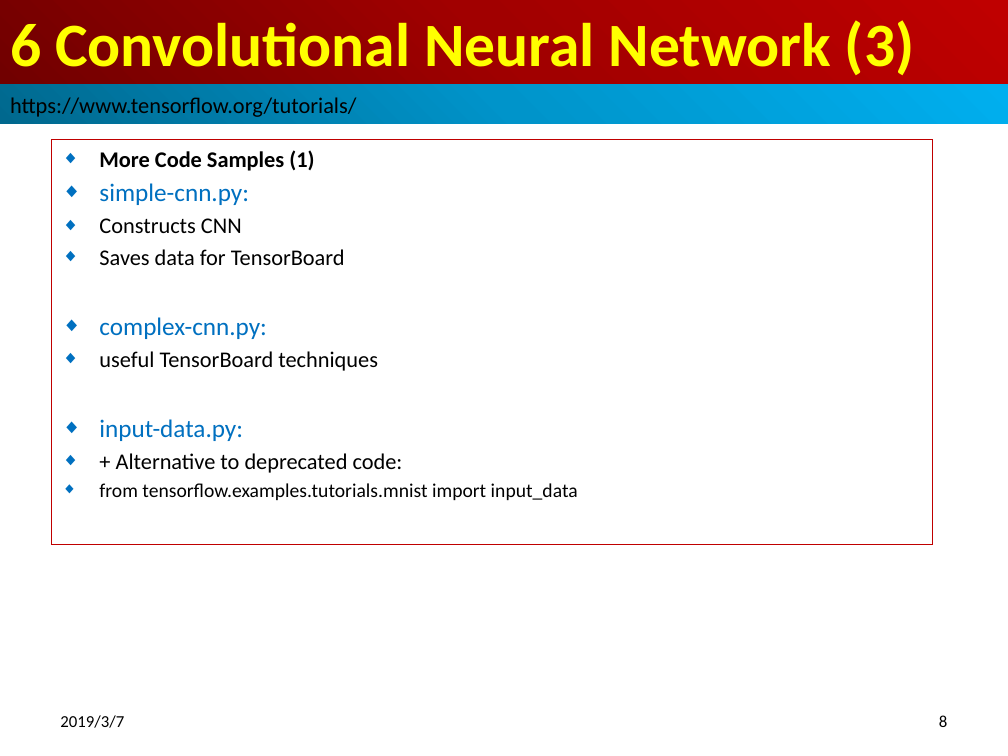
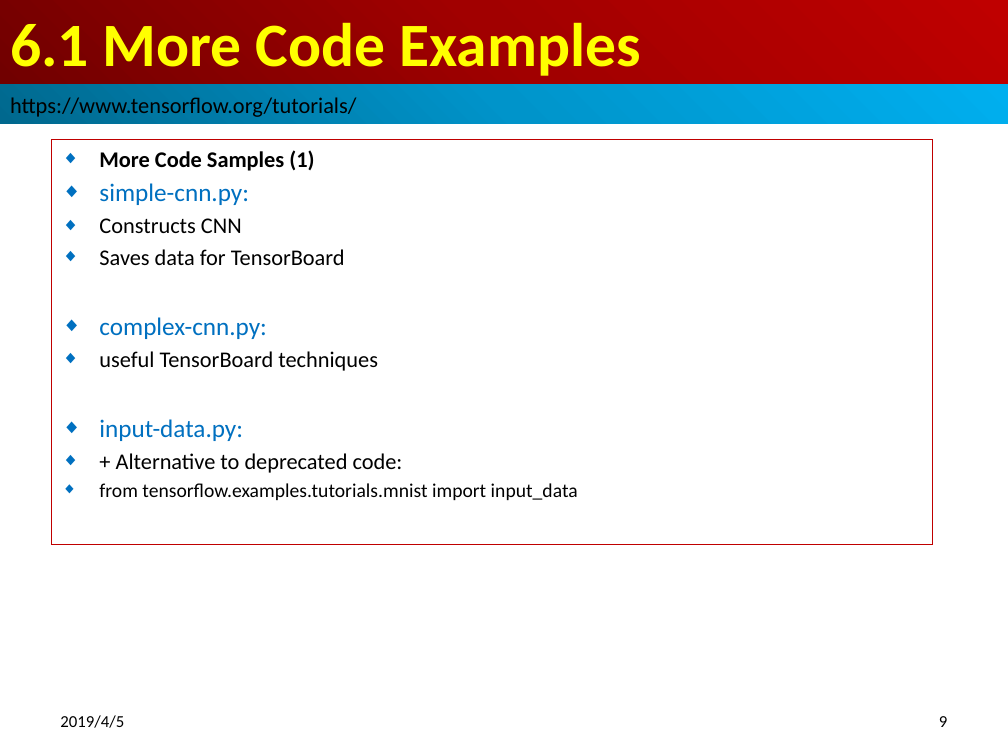
Before and after one commit to peterhchen/100-TensorFlow-DeepLearning-Basic, a slide deck: slide 9 of ch06_CNN/ch0603_TFLearn.pptx (slide 8 before the commit). Drawn at 1008x756 pixels with LibreOffice and Linux fonts; fonts in the diff are those of the drawing. Boxes give left, top, right and bottom in pixels: in the first picture for what was removed or moved away, otherwise in the second. Text is boxed around its words. In the diff, an @@ line names an element or a change of style, - is before the commit and + after.

```diff
--- a/ch06_CNN/ch0603_TFLearn.pptx
+++ b/ch06_CNN/ch0603_TFLearn.pptx
@@ title at <box>10,22,640,76</box>: text changed @@
-6 Convolutional Neural Network (3)
+6.1 More Code Examples
@@ text at <box>60,715,124,728</box>: text changed @@
-2019/3/7
+2019/4/5
@@ page number at <box>939,716,947,727</box>: text changed @@
-8
+9
```
Also in this commit, not shown: 11 other slides changed, 7 slides added.
